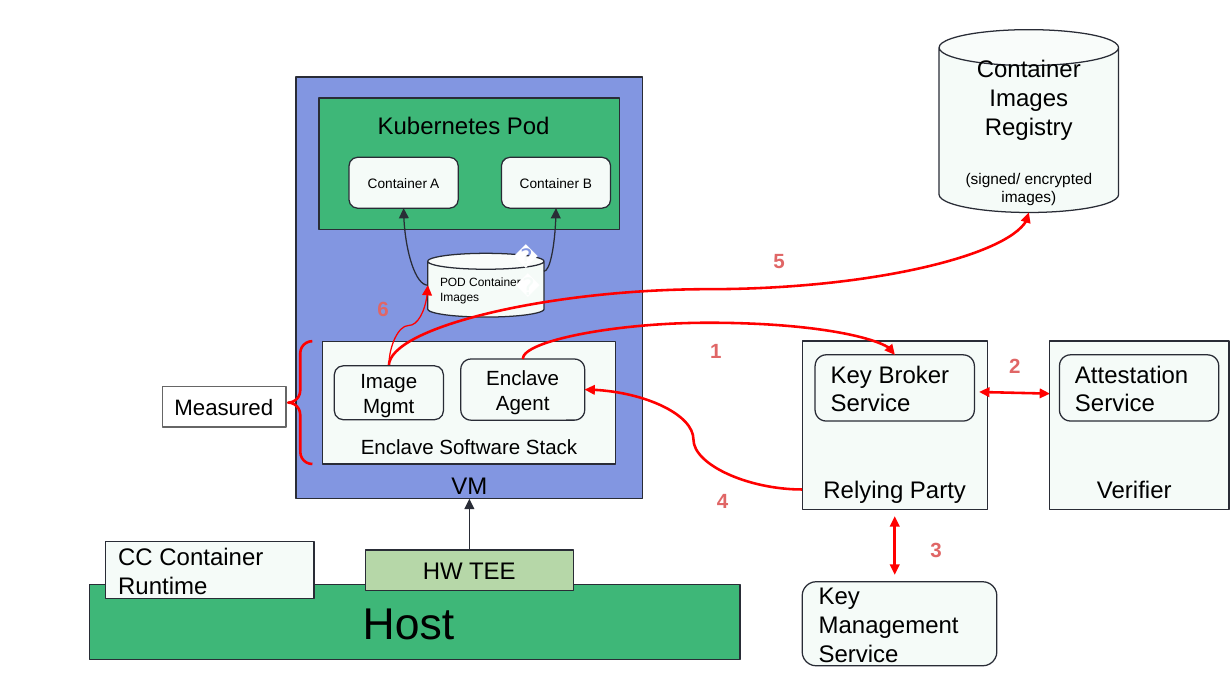
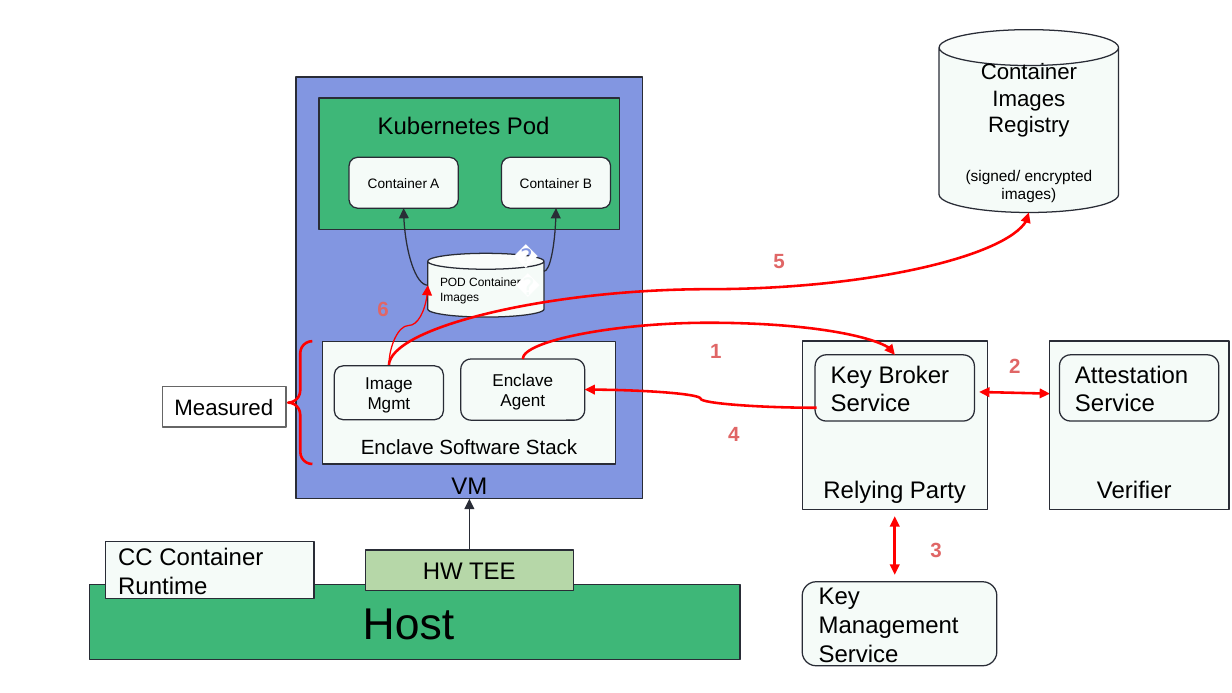
Before and after one commit to confidential-containers/confidential-containers, a slide deck: slide 2 of architecture_diagrams.pptx. Drawn at 1232x693 pixels with LibreOffice and Linux fonts; fonts in the diff are those of the drawing. Boxes give left, top, right and bottom in pixels: in the first picture for what was removed or moved away, otherwise in the second. Text is boxed around its words. In the diff, an @@ line names an element or a change of style, - is before the commit and + after.

Commit message:
Update architecture doc and diagrams (#111)
The patch includes number of fixes for the architecture doc.
Fixes the logical flow between the attestation agent and relying party
for all the diagrams.
Fixes the architecture diagram for process-based TEEs and replaces
references to inclavare with enclave-cc.
Added the architecture diagram for peer-pods approach.
Finally updated the markdown to use relative paths for the images to make
it easier for viewing during reviews and editors.

```diff
--- a/architecture_diagrams.pptx
+++ b/architecture_diagrams.pptx
@@ text in cylinder at [981,62,1077,137]: size 14 to 13 pt in "Container Images Registry" @@
@@ rounded rectangle "Enclave Agent" at [461,359,585,420]: size 12 to 10 pt @@
@@ rounded rectangle "Image Mgmt" at [334,366,444,420]: size 12 to 10 pt @@
@@ curved arrow moved from (802, 489) - (585, 389) to (817, 408) - (585, 389) @@
@@ text "🔑": place and size @@
-text "🔑" at [652,453,695,499]
+text "🔑" at [652,403,695,448]
@@ text "4": place and size @@
-text "4" at [717,494,728,508]
+text "4" at [728,427,739,441]
```
Also in this commit, not shown: 4 other slides changed, 3 slides added, 1 slide removed, 8 other files.
